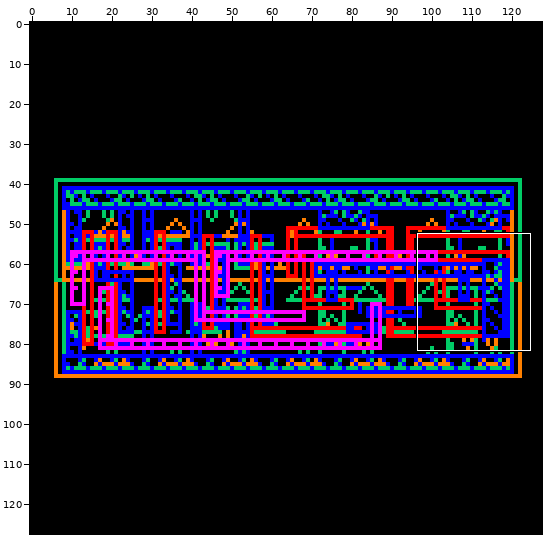
Edited in one commit: sprite sheet (Preproc_cell/layout/thumbnail_128x128.png). The picture above shows the old version from afar; the outline marks the close-up.
Close-up. First the earlier version:
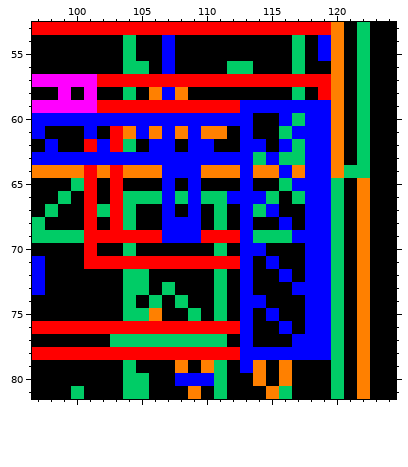
The file is 128x128 pixels. Shown: x 97..124, y 53..81.
The same view after the edit:
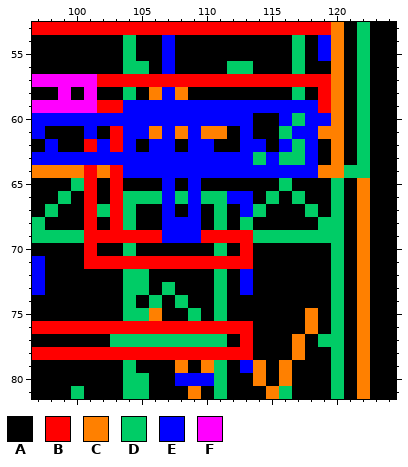
Palette (. is transparent): A #000000  B #ff0000  C #ff8000  D #00cc66  E #0000ff  F #ff00ff
Edits made:
y 59: x 104..112 BBBBBBBBB -> EEEEEEEEE; x 119 E -> B
y 61: x 104 C -> E; x 119 E -> C
y 62: x 104 D -> E; x 119 E -> A
y 63: x 119 E -> A
y 64: x 104..106 CCC -> EEE; x 110..112 CCC -> EEE; x 114..115 CC -> EE; x 117 C -> E; x 119 E -> C
y 65: x 113 E -> A; x 117..119 EEE -> AAA
y 66: x 114 E -> A; x 118..119 EE -> AA
y 67: x 115 E -> A; x 118..119 EE -> DA
y 68: x 113 E -> D; x 116 E -> A; x 118..119 EE -> AD
y 69: x 113 E -> B; x 117..119 EEE -> DDD
y 70: x 113..114 EE -> BA; x 118..119 EE -> AA
y 71: x 113 E -> B; x 115 E -> A; x 118..119 EE -> AA
y 72: x 116 E -> A; x 118..119 EE -> AA
y 73: x 117..119 EEE -> AAA
y 74: x 113..114 EE -> AA; x 118..119 EE -> AA
y 75: x 113 E -> A; x 115 E -> A; x 118..119 EE -> CA
y 76: x 113 E -> B; x 116 E -> A; x 118..119 EE -> CA
y 77: x 113 E -> B; x 117..119 EEE -> CAD
y 78: x 113..119 EEEEEEE -> BAAACAA
